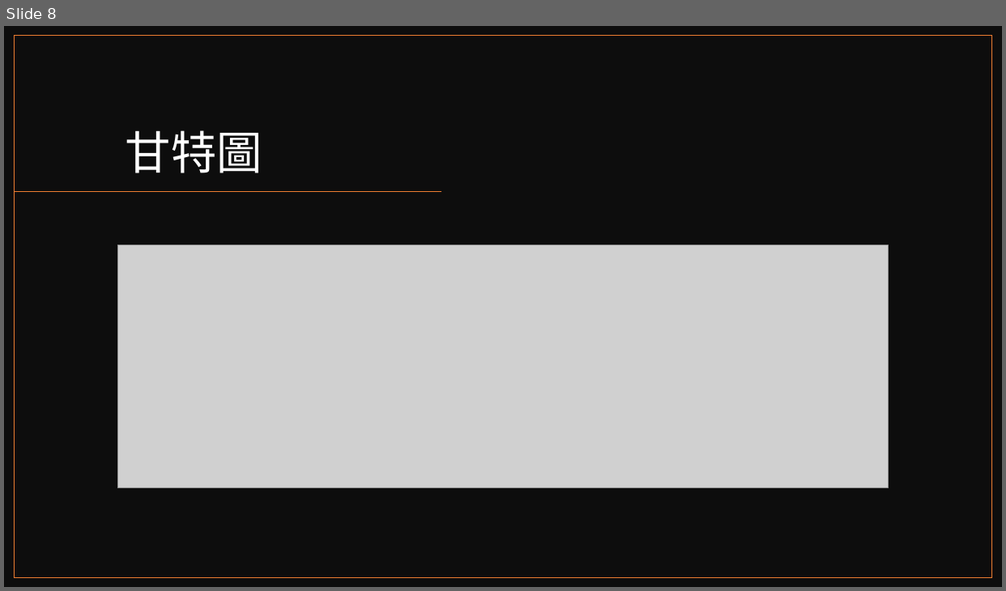
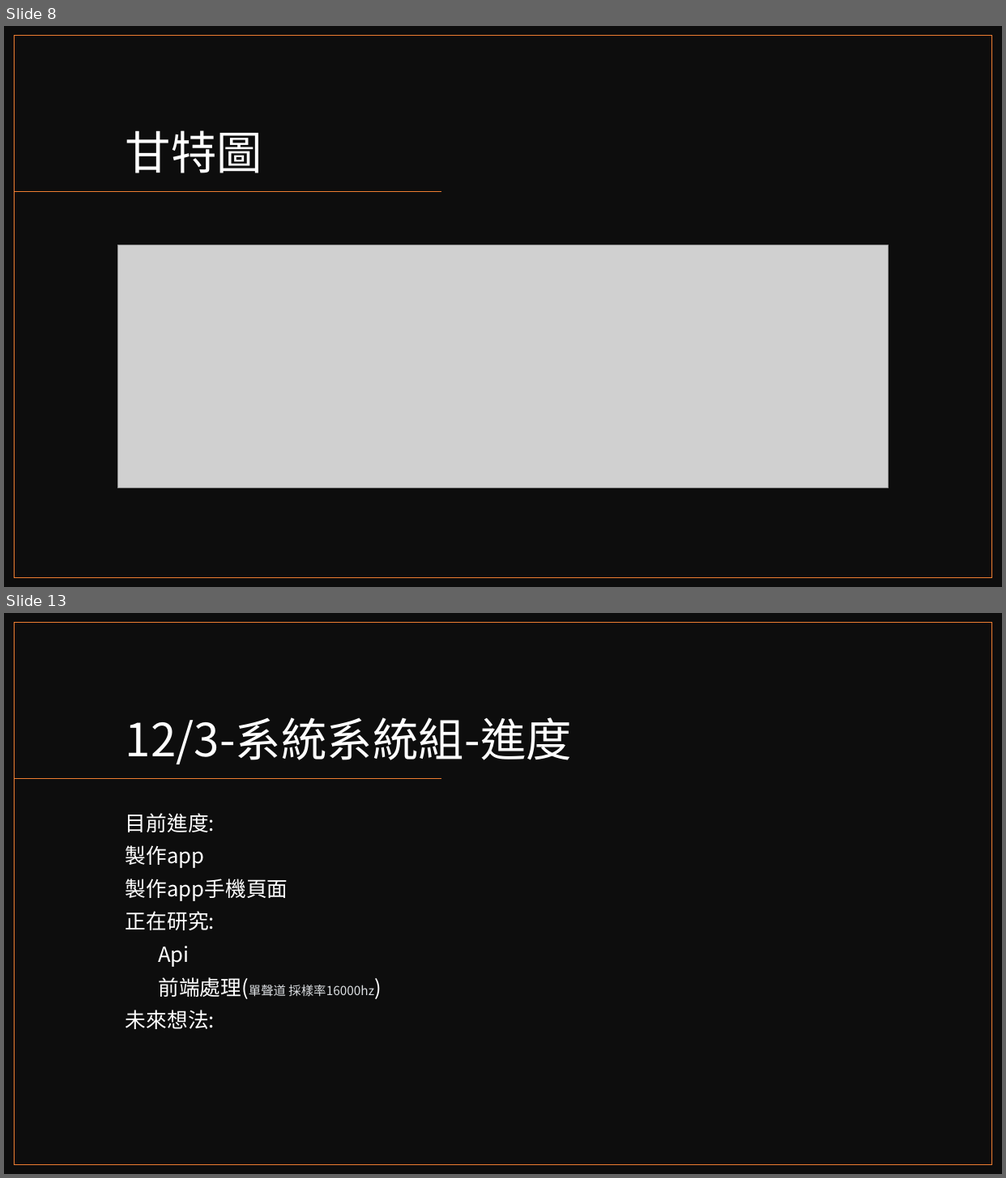
Before and after one commit to reworld223/Japanese-Speech-Assessment, a slide deck: 日語發音矯正系統.pptx. Shown one above the other, each under a label of ours: slide 8 before the commit, slides 8 and 13 after it; the slides between them are not shown. The pictures are 1006x591 and 1006x1178 pixels, drawn with LibreOffice and Linux fonts; fonts in the diff are those of the drawing; grey boxes stand for pictures. Boxes give left, top, right and bottom in pixels: in the first picture for what was removed or moved away, otherwise in the second. Text is boxed around its words. In the diff, an @@ line names an element or a change of style, - is before the commit and + after.

```diff
--- a/日語發音矯正系統.pptx
+++ b/日語發音矯正系統.pptx
@@ slide 13 added at <box>4,613,1002,1174</box>, background #FFFFFF @@
@@ rectangle added at <box>4,613,1002,1174</box>, fill #0D0D0D @@
@@ rectangle added at <box>15,623,992,1165</box>, outline #ED7D31 1 pt @@
@@ title added at <box>126,717,572,764</box>, 44 pt, text #FFFFFF @@
+12/3-系統系統組-進度
@@ line added from (442, 779) to (15, 779), #ED7D31 1 pt @@
@@ text added at <box>126,813,374,1029</box>, 20 pt, text #FFFFFF @@
+目前進度:
+製作app
+製作app手機頁面
+正在研究:
+Api
+前端處理(單聲道 採樣率16000hz)
+未來想法:
```
Also in this commit, not shown: 2 slides changed, 13 other slides added, 1 other file.
